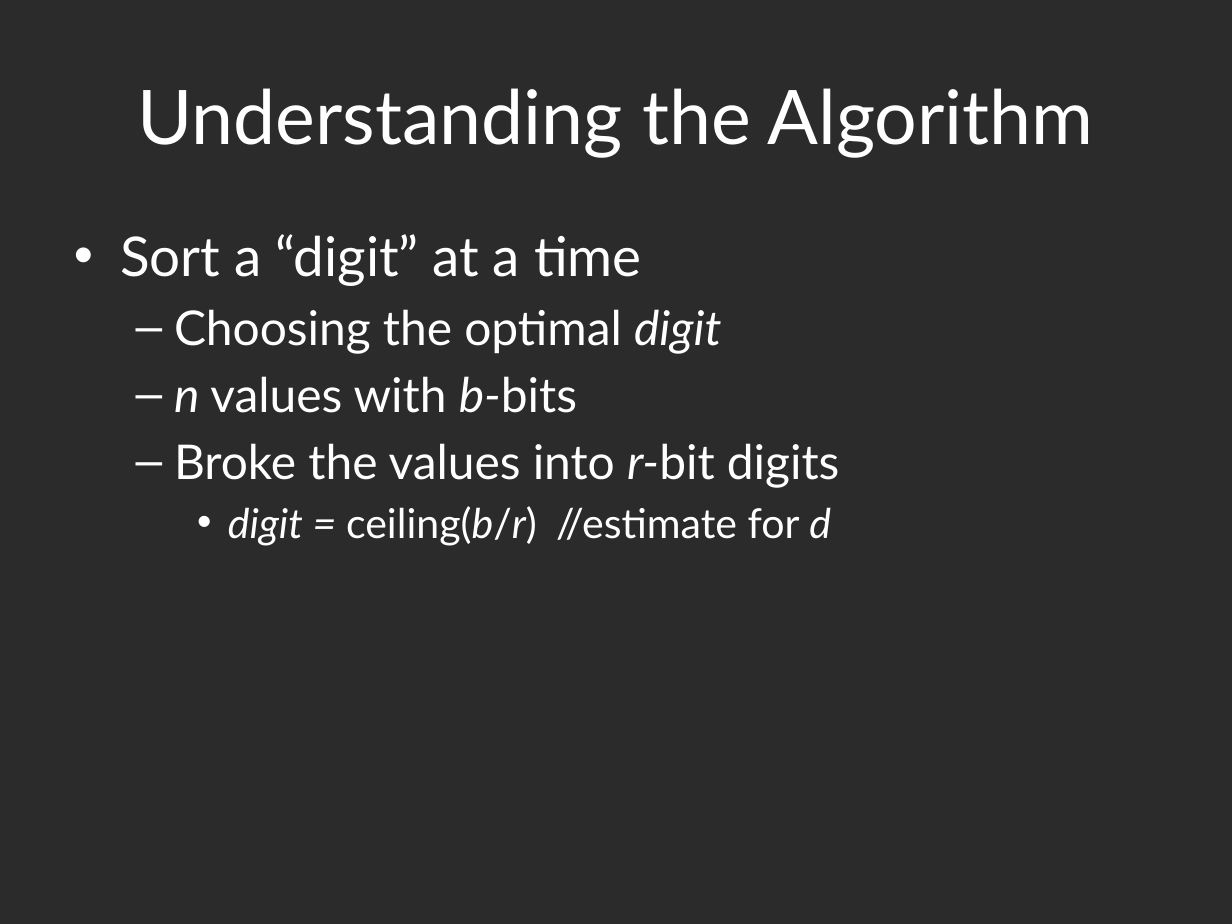
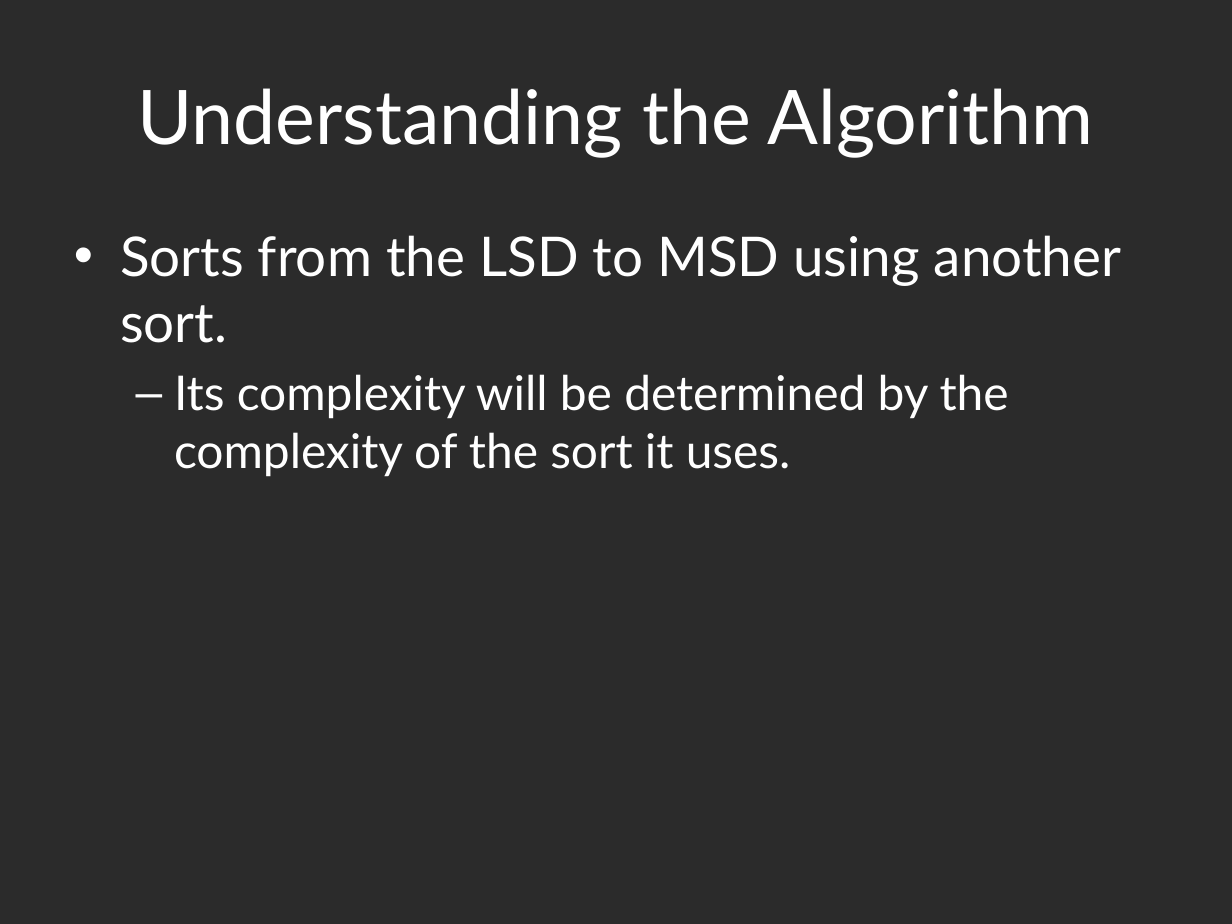
Before and after one commit to hyoshid1/project375, a slide deck: slide 3 of presentation_DRAFT.pptx. Drawn at 1232x924 pixels with LibreOffice and Linux fonts; fonts in the diff are those of the drawing; background and template pictures are left out; a plain dark background stands for a picture behind light text. Boxes give left, top, right and bottom in pixels: in the first picture for what was removed or moved away, otherwise in the second. Text is boxed around its words. In the diff, an @@ line names an element or a change of style, - is before the commit and + after.

```diff
--- a/presentation_DRAFT.pptx
+++ b/presentation_DRAFT.pptx
@@ text at (x1=120, y1=235, x2=1121, y2=477): text changed @@
-• Sort a “digit” at a time
-  – Choosing the optimal digit
-  – n values with b-bits
-  – Broke the values into r-bit digits
-    • digit = ceiling(b/r) //estimate for d
+• Sorts from the LSD to MSD using another sort.
+  – Its complexity will be determined by the complexity of the sort it uses.
```
Also in this commit, not shown: 4 slides removed.
